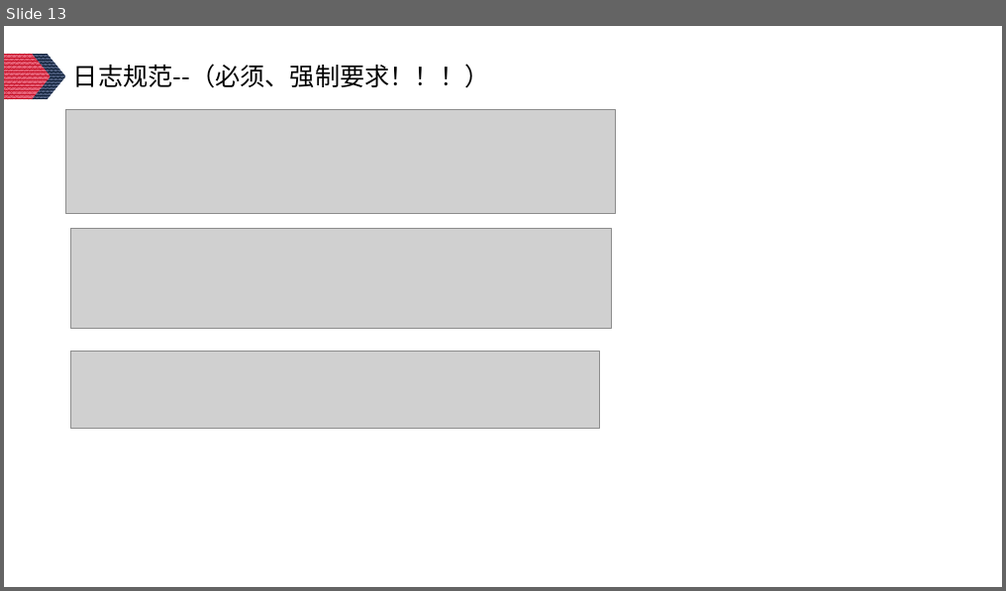
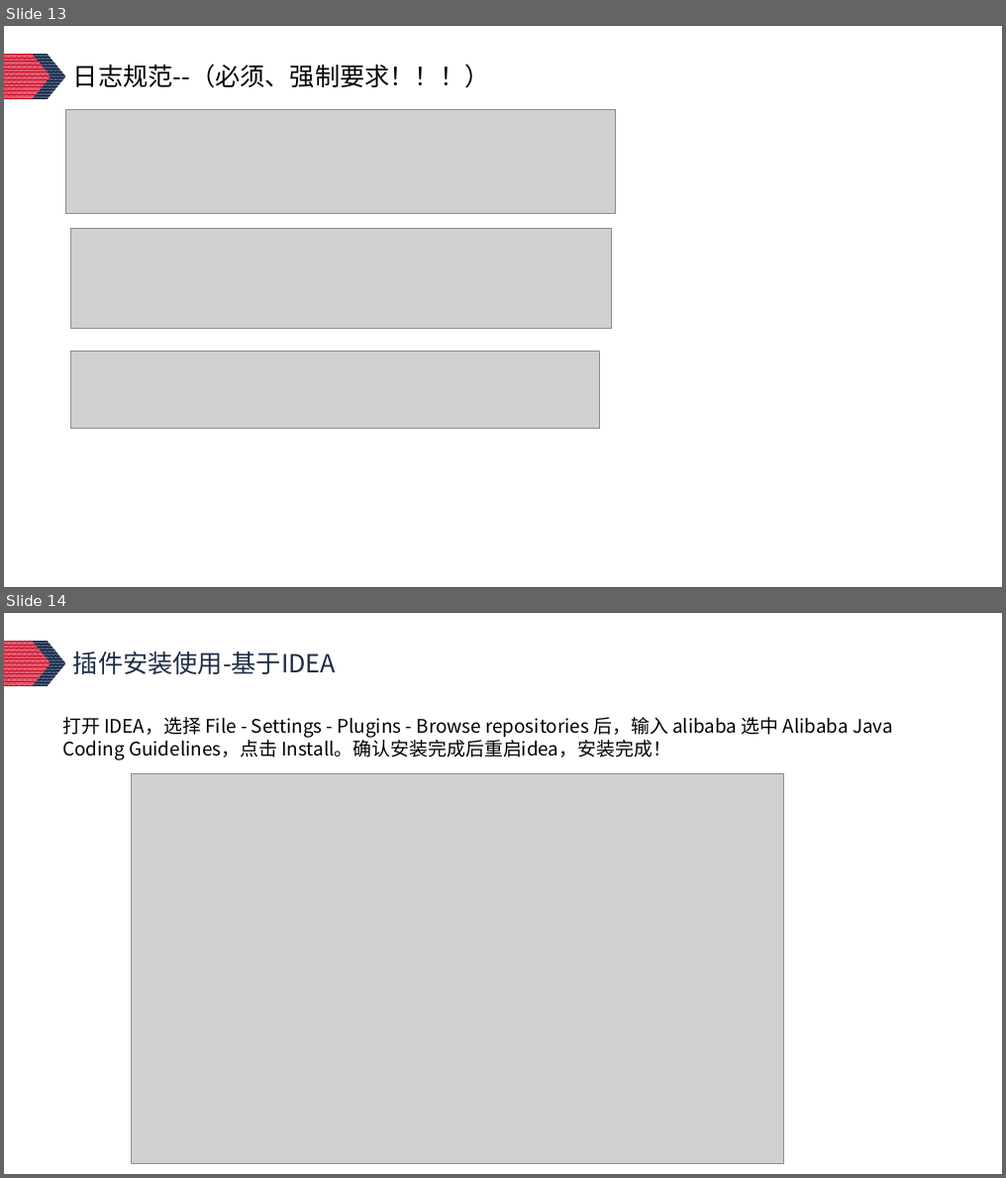
Before and after one commit to Lunzqd/codingProtocol, a slide deck: java开发手册知识分享-李龙.pptx. Shown one above the other, each under a label of ours: slide 13 before the commit, slides 13 and 14 after it. The pictures are 1006x591 and 1006x1178 pixels, drawn with LibreOffice and Linux fonts; fonts in the diff are those of the drawing; grey boxes stand for pictures. Boxes give left, top, right and bottom in pixels: in the first picture for what was removed or moved away, otherwise in the second. Text is boxed around its words. In the diff, an @@ line names an element or a change of style, - is before the commit and + after.

```diff
--- a/java开发手册知识分享-李龙.pptx
+++ b/java开发手册知识分享-李龙.pptx
@@ slide 14 added at box(4, 613, 1002, 1174), background #FFFFFF; not listed: 2 template elements that a slide beside it also shows @@
@@ text added at box(73, 652, 336, 674), 24 pt, text #1C2C44 @@
+插件安装使用-基于IDEA
@@ text added at box(62, 717, 893, 761), 18 pt, text #000000 @@
+打开 IDEA，选择 File - Settings - Plugins - Browse repositories 后，输入 alibaba 选中 Alibaba Java Coding Guidelines，点击 Install。确认安装完成后重启idea，安装完成！
@@ picture added at box(131, 774, 784, 1163) @@
```
Also in this commit, not shown: 12 other slides changed, 4 other slides added, 1 slide removed.
